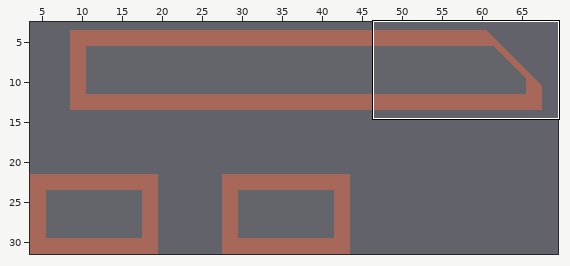
Two states of a Tiled map (JSON), data/base/map/00.rocket.tmj. The first picture is a wide view before the edit; the outline marks the close-up.
Close-up. Before the edit:
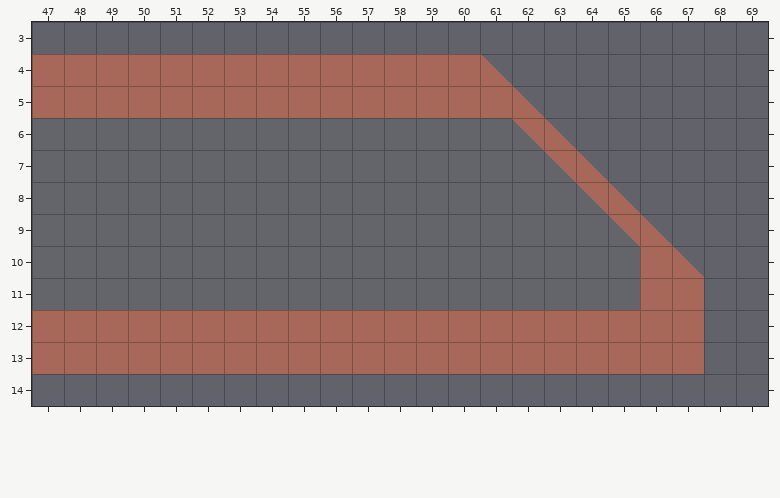
Cells are 16x16 px. Shown: x 47..69, y 3..14. The commit also changed other parts of the map, which this record leaves out.
Now the later version:
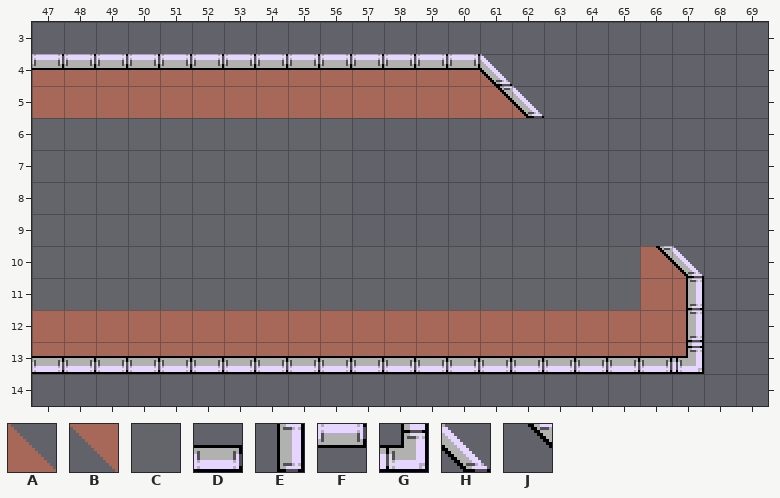
Key: from "Dev": A 8 "c45_ld", B 11 "c45_ru", C 14 "wall"; from "Military": D 9 "outline_b", E 11 "outline_r", F 12 "outline_t", G 15 "outline_corner_rb", H 21 "outline_s45_lb_1", J 22 "outline_s45_lb_2".
_ is an empty cell.
The exact change:
Layer "wall":
y 6: x 62 C -> _
y 7: x 63 C -> _
y 8: x 64 C -> _
y 9: x 65 C -> _
Layer "block":
y 6: x 62..63 BA -> __
y 7: x 63..64 BA -> __
y 8: x 64..65 BA -> __
y 9: x 65..66 BA -> __
Layer "decor":
y 4: x 47..61 _______________ -> FFFFFFFFFFFFFFH
y 5: x 61..62 __ -> JH
y 10: x 66..67 __ -> JH
y 11..12: x 67 _ -> E
y 13: x 47..67 _____________________ -> DDDDDDDDDDDDDDDDDDDDG
